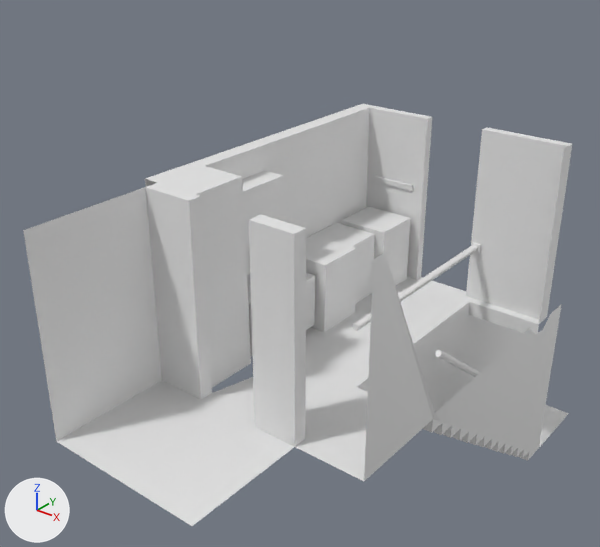
The Blender file house1/house1.blend as it was, and as the next commit left it.
One viewpoint serves both versions: a 50 mm lens placed at (5.04, -7.07, 5.42), pointed at (-0.85, 0.3, 0.85). Arrows for +X, +Y and +Z are at lower left; the lights stay in place.
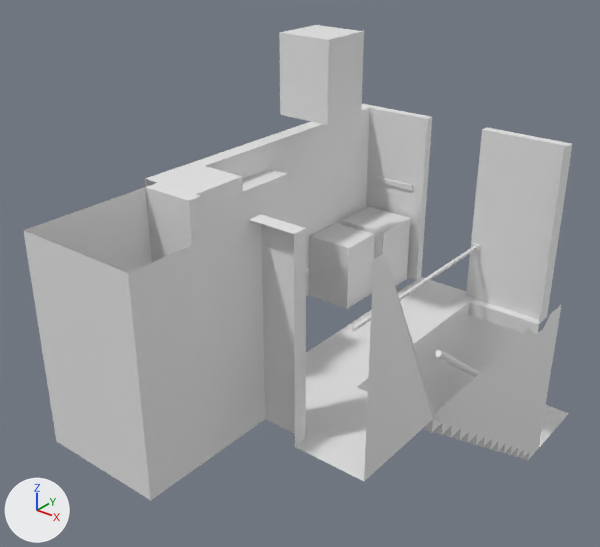
Commit message: Built-in cabinet progress

Where the newer file only moved an object's origin or applied its transform, the numbers keep the older frame.

What changed in the scene script:
```text
Change me_plane:
    used by ob_plane; location = (0.0, 0.0, 0.0)
    remove me_plane.from_pydata(...)  # 168 vertices, 141 faces, 1 loose edge; spans x -1.62..1.5, y -3.1..4.68, z -2.49..2.41
    add me_plane.from_pydata(...)  # 206 vertices, 169 faces, 1 loose edge; spans x -1.62..1.5, y -3.1..4.68, z -2.49..2.41
    me_plane part 1
    2 vertices are removed from x -0.84..0.6, y -3.1..-0.67, z 0.0
    8 faces are deleted
    25 vertices are added at x -1.62..-0.78, y -1.43..0.4, z 0.0..2.41
    7 new vertices lie (0.0, 0.0, 2.41) away from vertices in x -1.42..0.05, y -3.1..-1.61, z 0.0
    8 new vertices lie (0.0, 1.09, 0.0) away from vertices in x -1.56..-0.78, y -0.72, z 0.0..0.9
    36 new faces join them
Change me_cylinder_004:
    where me_cylinder_004.from_pydata(...)  # 18 vertices, 11 faces; spans x -0.37..0.37, y -2.8..2.8, z -0.37..0.25
    used by ob_cylinder_001; location = (0.42, 1.16, 0.79); scale = (0.131, 0.514, 0.131)
    me_cylinder_004 part 2: the whole mesh is scaled about its middle by (0.533, 0.998, 0.685), then moved by (0.0, -0.09, -0.03)
Change ob_cube_002:
    ob_cube_002.location: (-0.96, 0.84, 0.0) -> (-0.96, 0.84, 2.76)
Change ob_cube_005:
    ob_cube_005.scale: (0.895, 2.21, 0.606) -> (0.716, 2.21, 0.485)
Remove ob_cube_006:
    ob_cube_006 = bpy.data.objects.new('Cube.006', me_cube_007)
    ob_cube_006.location = (-1.08, -0.09, 0.44)
    ob_cube_006.scale = (0.733, 0.658, 0.458)
```

What differs and where, as boxes [x1, y1, x2, y2] in the pictures (600 x 547 px):
'Plane', reshaped (6% shorter)
    before: [23, 104, 572, 526]
    after: [23, 104, 572, 500]
'Cube.002', moved
    before: [306, 235, 357, 332]
    after: [279, 25, 364, 125]
'Cylinder.001', mesh rescaled
    before: [352, 245, 478, 331]
    after: [352, 246, 477, 331]
'Cube.006', deleted
    before: [247, 273, 315, 356]
'Cube.005', rescaled (18% narrower, 23% shorter)
    before: [471, 242, 481, 254]
    after: [472, 243, 480, 252]
part 1 of me_plane, built on
    before: [145, 163, 416, 526]
    after: [23, 163, 309, 500]
'Cube.003', unchanged, uncovered by the edit
    before: [311, 223, 375, 304]
    after: [310, 223, 375, 309]
